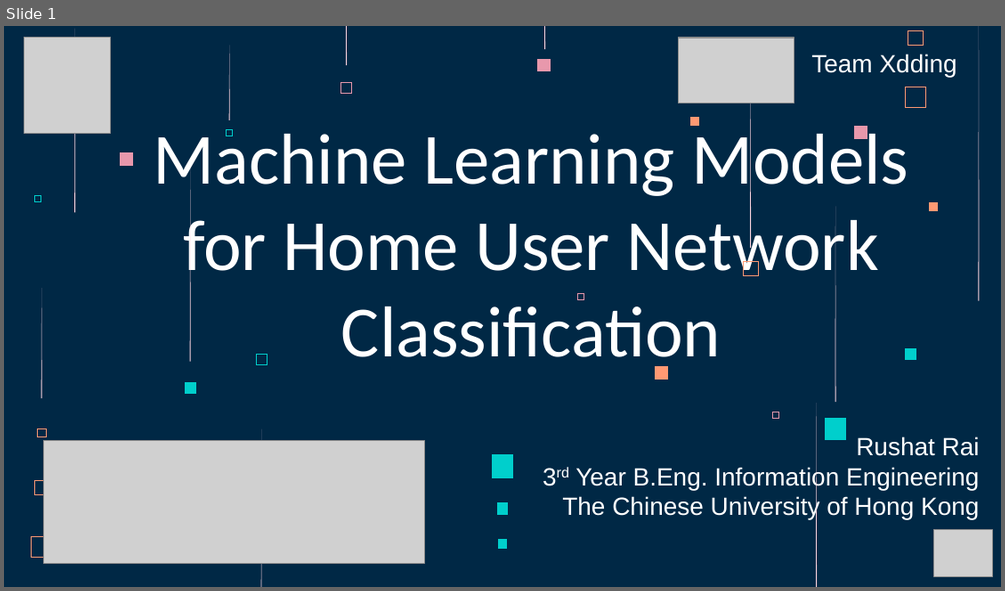
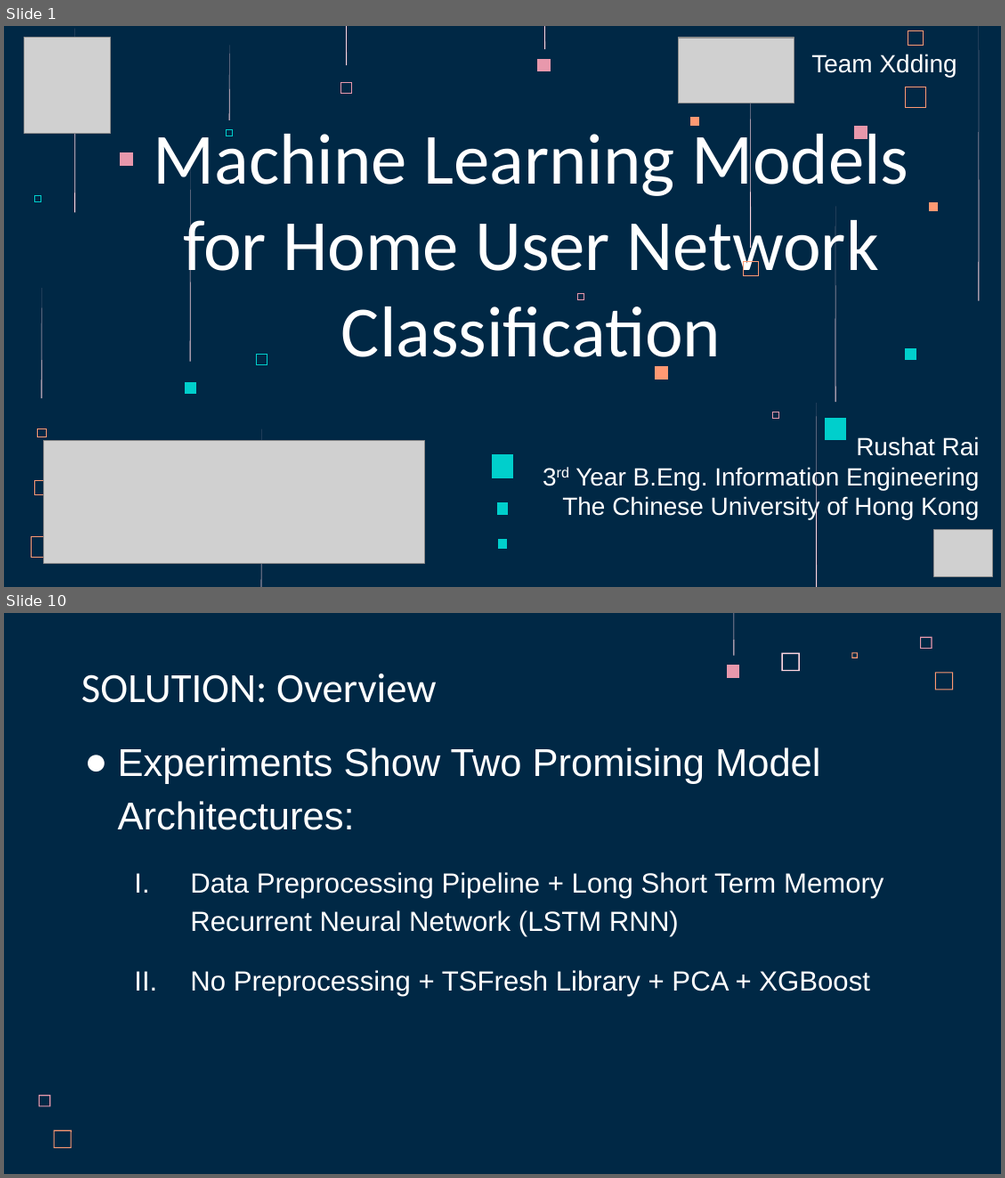
Before and after one commit to ITU-AI-ML-in-5G-Challenge/ML5G-PS-012-Xdding, a slide deck: ML5G-PS-012-Xdding-Presentation.pptx. Shown one above the other, each under a label of ours: slide 1 before the commit, slides 1 and 10 after it; the slides between them are not shown. The pictures are 1005x591 and 1005x1178 pixels, drawn with LibreOffice and Linux fonts; fonts in the diff are those of the drawing; grey boxes stand for pictures. Boxes give left, top, right and bottom in pixels: in the first picture for what was removed or moved away, otherwise in the second. Text is boxed around its words. In the diff, an @@ line names an element or a change of style, - is before the commit and + after.

```diff
--- a/ML5G-PS-012-Xdding-Presentation.pptx
+++ b/ML5G-PS-012-Xdding-Presentation.pptx
@@ slide 10 added at box(4, 613, 1001, 1174), background #002845 @@
@@ freeform shape added at box(734, 613, 735, 656), fill #FFD6E1 @@
@@ freeform shape added at box(920, 637, 932, 649), fill #E898AC @@
@@ freeform shape added at box(727, 665, 740, 678), fill #E898AC @@
@@ freeform shape added at box(782, 653, 800, 671), fill #FFD6E1 @@
@@ freeform shape added at box(851, 653, 858, 659), fill #FF9973 @@
@@ title added at box(81, 674, 436, 703), 30 pt, text #FFFFFF @@
+SOLUTION: Overview
@@ freeform shape added at box(935, 672, 953, 690), fill #FF9973 @@
@@ text added at box(118, 747, 883, 997), 20 pt, text #FFFFFF @@
+● Experiments Show Two Promising Model Architectures:
+  I. Data Preprocessing Pipeline + Long Short Term Memory Recurrent Neural Network (LSTM RNN)
+  II. No Preprocessing + TSFresh Library + PCA + XGBoost
@@ freeform shape added at box(39, 1094, 51, 1106), fill #E898AC @@
@@ freeform shape added at box(54, 1130, 72, 1148), fill #FF9973 @@
```
Also in this commit, not shown: 12 slides changed, 2 other slides added, 2 slides removed, 1 other file.
